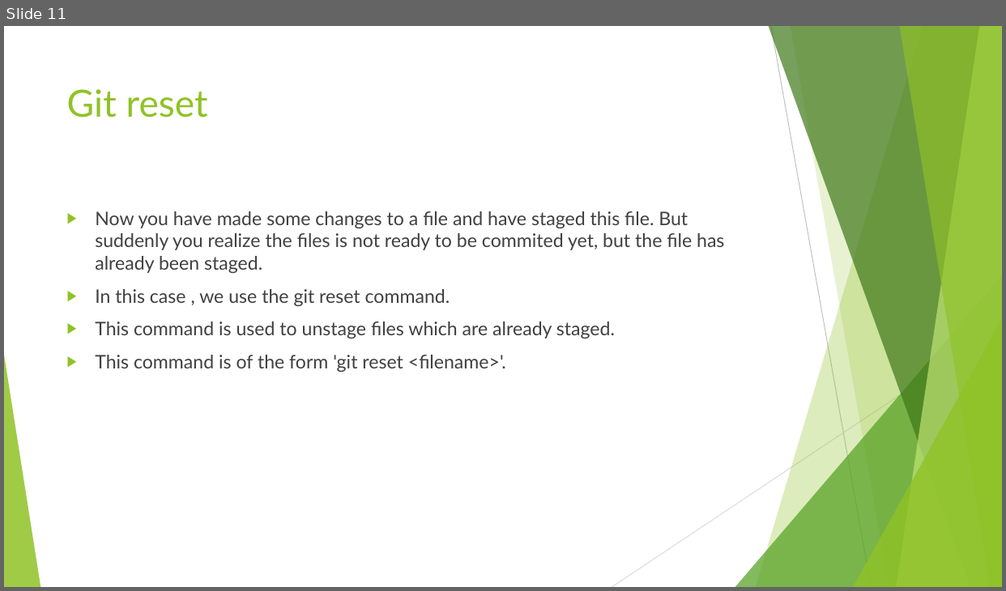
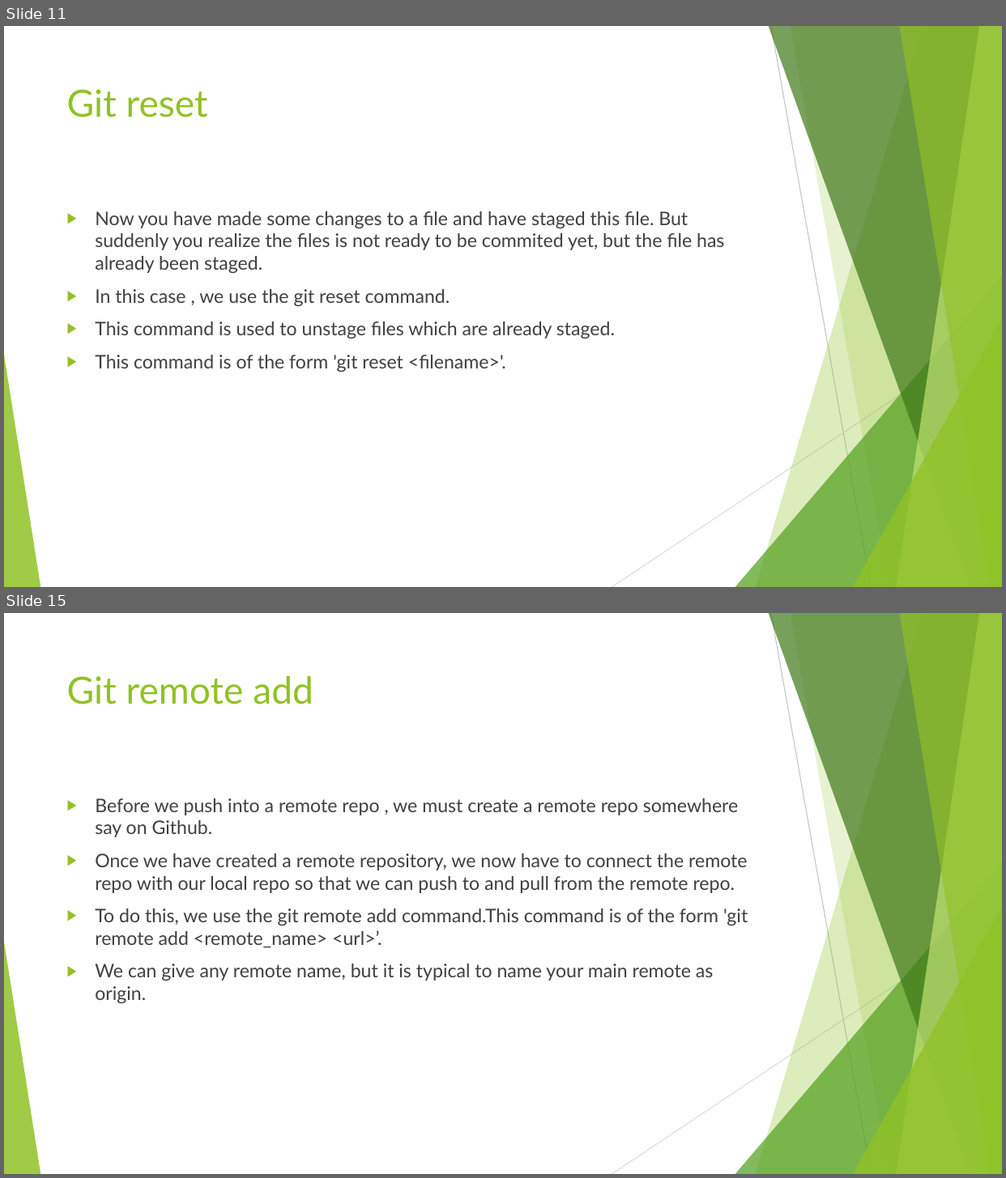
Before and after one commit to Gautam0401/My-Repo, a slide deck: GIT.pptx. Shown one above the other, each under a label of ours: slide 11 before the commit, slides 11 and 15 after it; the slides between them are not shown. The pictures are 1006x591 and 1006x1178 pixels, drawn with LibreOffice and Linux fonts; fonts in the diff are those of the drawing. Boxes give left, top, right and bottom in pixels: in the first picture for what was removed or moved away, otherwise in the second. Text is boxed around its words. In the diff, an @@ line names an element or a change of style, - is before the commit and + after.

```diff
--- a/GIT.pptx
+++ b/GIT.pptx
@@ slide 15 added at bbox=[4, 613, 1002, 1174], background #FFFFFF; not listed: 10 template elements that a slide beside it also shows @@
@@ title added at bbox=[67, 676, 313, 705], 36 pt, text #90C226 @@
+Git remote add
@@ text added at bbox=[95, 798, 748, 1003], 18 pt, text #404040 @@
+▶ Before we push into a remote repo , we must create a remote repo somewhere say on Github.
+▶ Once we have created a remote repository, we now have to connect the remote repo with our local repo so that we can push to and pull from the remote repo.
+▶ To do this, we use the git remote add command.This command is of the form 'git remote add <remote_name> <url>’.
+▶ We can give any remote name, but it is typical to name your main remote as origin.
```
Also in this commit, not shown: 9 other slides added.
